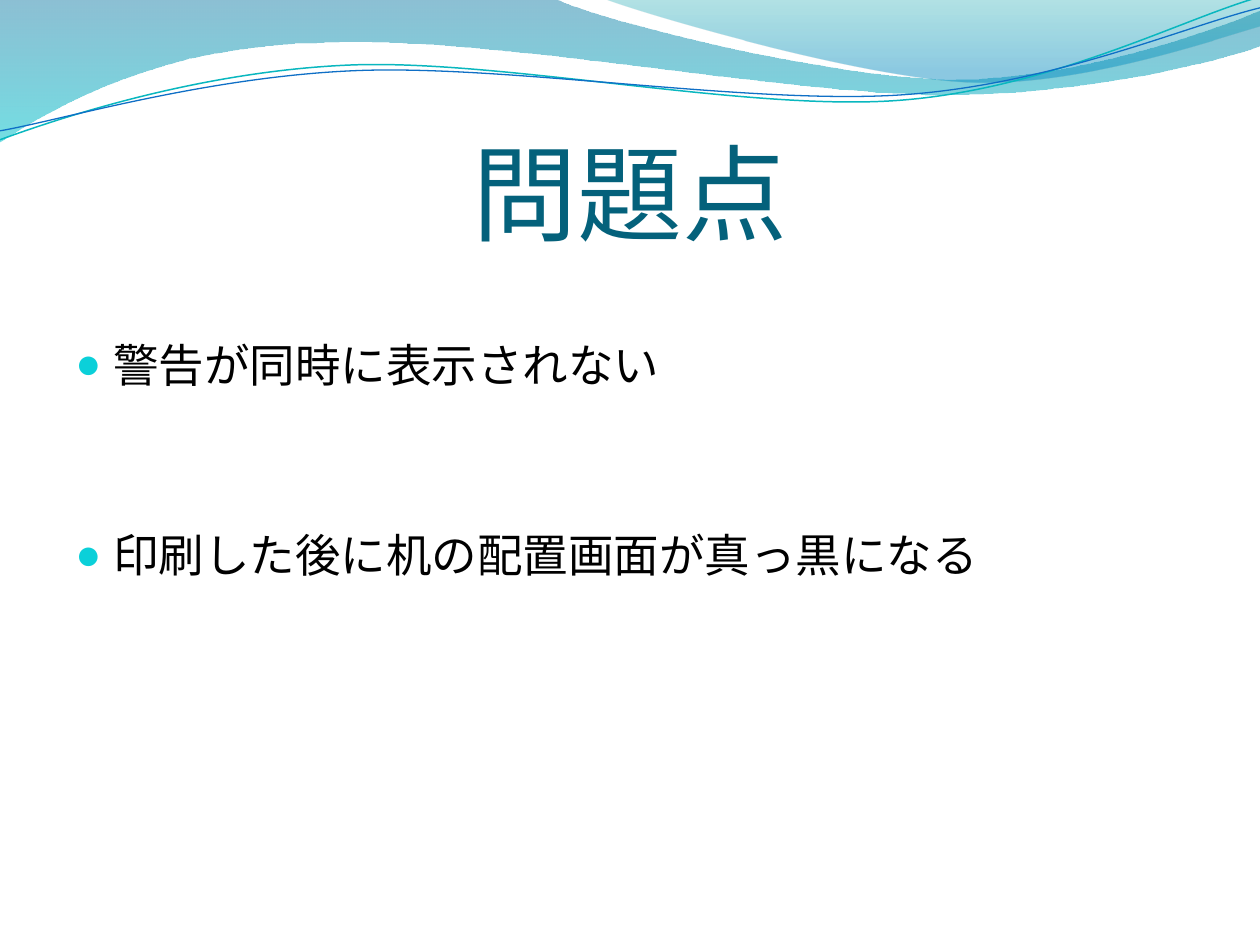
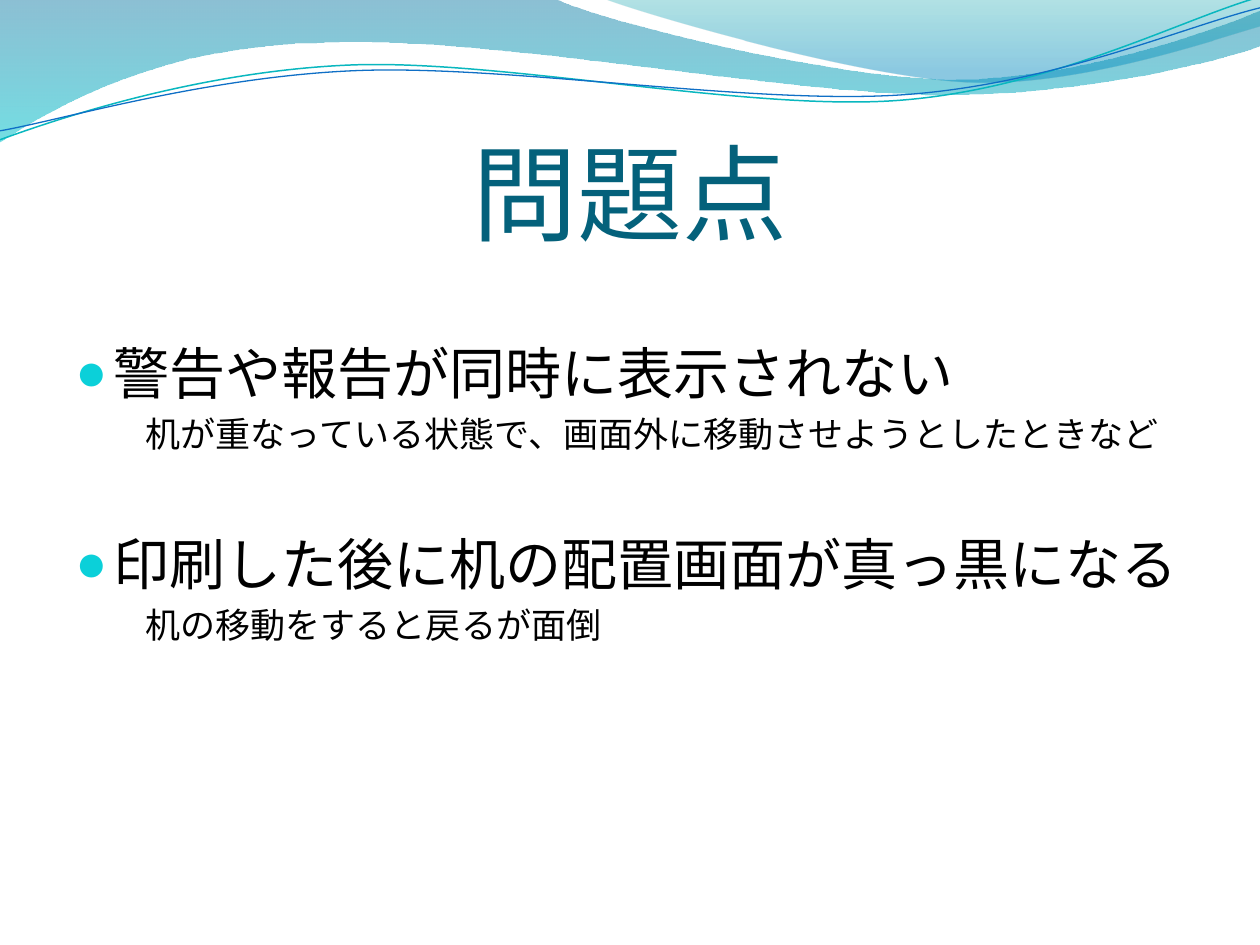
Before and after one commit to opu-yokotalab/learn-zaseki, a slide deck: slide 8 of インターン発表.pptx. Drawn at 1260x945 pixels with LibreOffice and Linux fonts; fonts in the diff are those of the drawing; background and template pictures are left out. Boxes give left, top, right and bottom in pixels: in the first picture for what was removed or moved away, otherwise in the second. Text is boxed around its words. In the diff, an @@ line names an element or a change of style, - is before the commit and + after.

```diff
--- a/インターン発表.pptx
+++ b/インターン発表.pptx
@@ text at bbox=[113, 346, 1159, 450]: text changed; size 26 to 20 pt @@
-● 警告が同時に表示されない
+● 警告や報告が同時に表示されない
+机が重なっている状態で、画面外に移動させようとしたときなど
@@ text at bbox=[113, 537, 1177, 590]: size 26 to 32 pt in "印刷した後に机の配置画面が真っ黒になる"; more space between paragraphs @@
@@ text at bbox=[145, 608, 601, 641]: paragraph added @@
+机の移動をすると戻るが面倒
```
Also in this commit, not shown: 4 other slides changed, 2 slides added, 1 slide removed, 1 other file.
